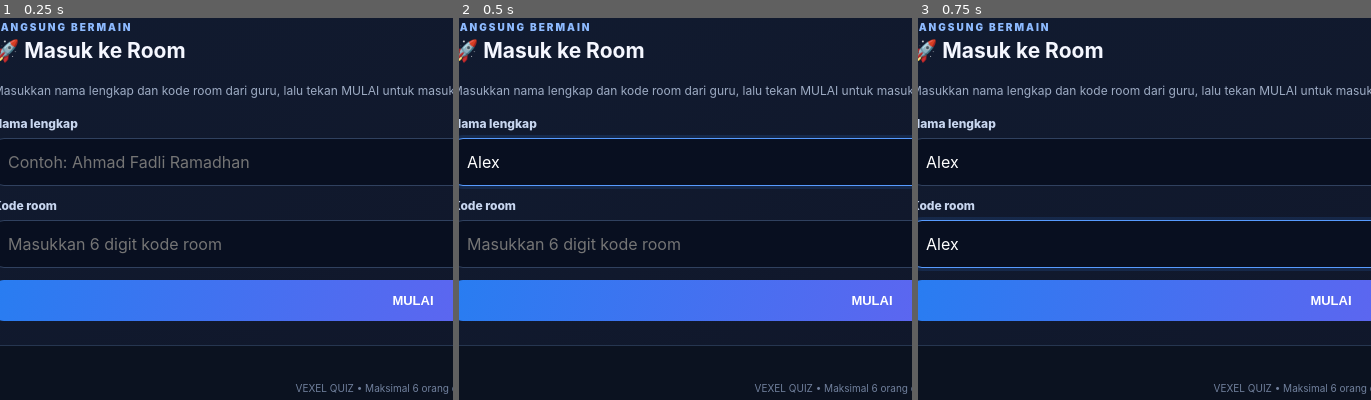
Above: before the commit, frames 1-3 (left to right).
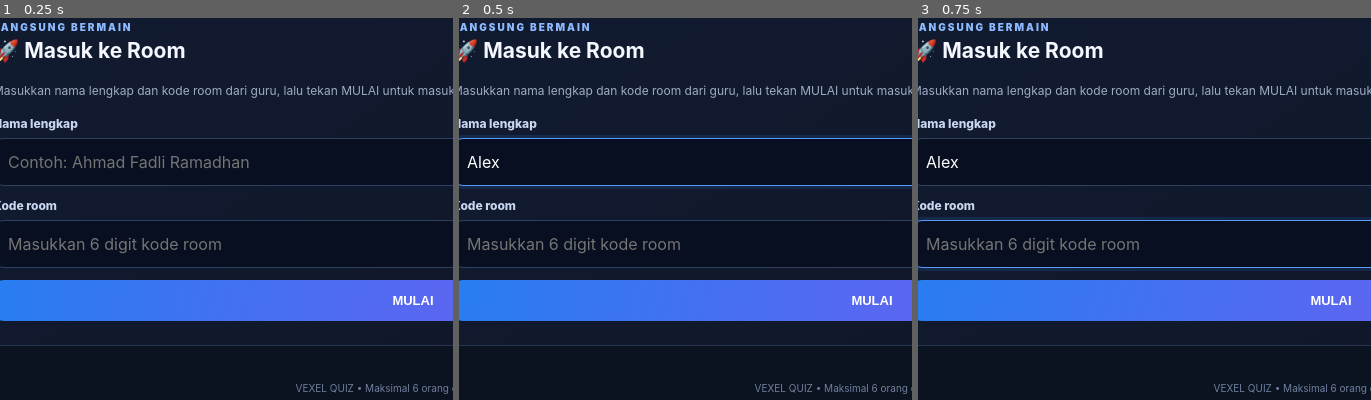
Above: after the commit, the same moments.

Repository: vexelkang-cell/gamepai
Game: browser game, page vexel-quiz/murid/masuk/index.html
Two runs of this game, one before a commit and one after it. Both use one fixed random seed, a clock stepped at 60 frames per second and the inputs below.
Inputs (mouse positions are % of the whole screen's width and height, from its top left):
- Up to frame 1 (0.25 s): no input
- Up to frame 2 (0.5 s): click (50, 69) at 0.27 s; type "Alex" at 0.27 s
- Up to frame 3 (0.75 s): click (50, 80) at 0.52 s; type "Alex" at 0.52 s
The pictures show only the part of the screen within x 4-54%, y 50-100%; the shares and areas given below are measured in that part.

Frames 1-2 are identical in both runs. In frame 3, 0.6% of the frame differs, in the area x 1-49%, y 57-62%.
Error before the commit: SyntaxError: Invalid or unexpected token

Commit message:
Fix confirmation dialog script formatting

Diff:
--- a/vexel-quiz/murid/masuk/index.html
+++ b/vexel-quiz/murid/masuk/index.html
@@ -428,7 +428,13 @@
   $("refreshRooms").addEventListener("click",loadRooms);
   $("roomSearch").addEventListener("input",renderRoomDirectory);
   $("clearRoomSearch").addEventListener("click",()=>{$("roomSearch").value="";renderRoomDirectory();$("roomSearch").focus();});
-  const returnDialog=$("returnDialog");\n  function closeReturnDialog(){$("returnDialog").classList.remove("show");$("backToGames").focus();}\n  $("backToGames").addEventListener("click",e=>{e.preventDefault();returnDialog.classList.add("show");$("returnNo").focus();});\n  $("returnNo").addEventListener("click",closeReturnDialog);\n  $("returnYes").addEventListener("click",()=>{window.location.href="/";});\n  returnDialog.addEventListener("click",e=>{if(e.target===returnDialog)closeReturnDialog();});\n  document.addEventListener("keydown",e=>{if(e.key==="Escape"&&returnDialog.classList.contains("show"))closeReturnDialog();});
+  const returnDialog=$("returnDialog");
+  function closeReturnDialog(){$("returnDialog").classList.remove("show");$("backToGames").focus();}
+  $("backToGames").addEventListener("click",e=>{e.preventDefault();returnDialog.classList.add("show");$("returnNo").focus();});
+  $("returnNo").addEventListener("click",closeReturnDialog);
+  $("returnYes").addEventListener("click",()=>{window.location.href="/";});
+  returnDialog.addEventListener("click",e=>{if(e.target===returnDialog)closeReturnDialog();});
+  document.addEventListener("keydown",e=>{if(e.key==="Escape"&&returnDialog.classList.contains("show"))closeReturnDialog();});
   $("joinCode").addEventListener("input",e=>e.target.value=e.target.value.replace(/[^0-9]/g,"").slice(0,6));
   if(document.body.dataset.joinOnly!=="true"){initEditor();loadBank();}
   if(document.body.dataset.joinOnly!=="true"){loadRooms();listTimer=setInterval(()=>{if(!$("lobbyPanel").style.display||$("lobbyPanel").style.display==="none")loadRooms();},3500);}
